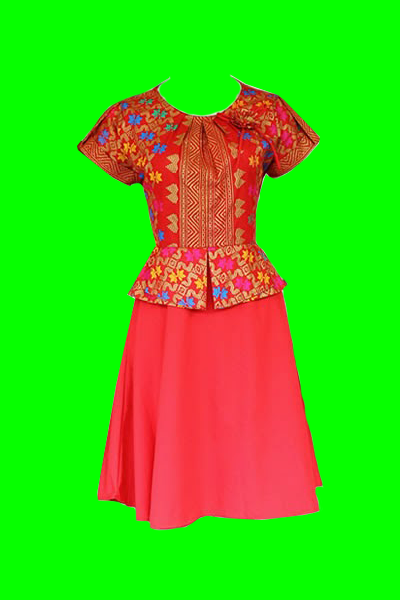
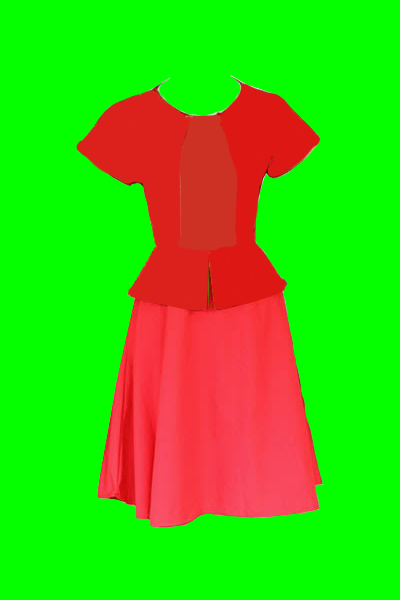
Before/after of a 400x600 layered artwork. What changed in the layer stack:
hid "Layer 2", moved it above "Layer 2 copy", painted on it over [77, 74, 324, 531]
showed "Layer 2 copy" over [76, 74, 321, 311]
showed "Layer 3" over [97, 263, 324, 529]
